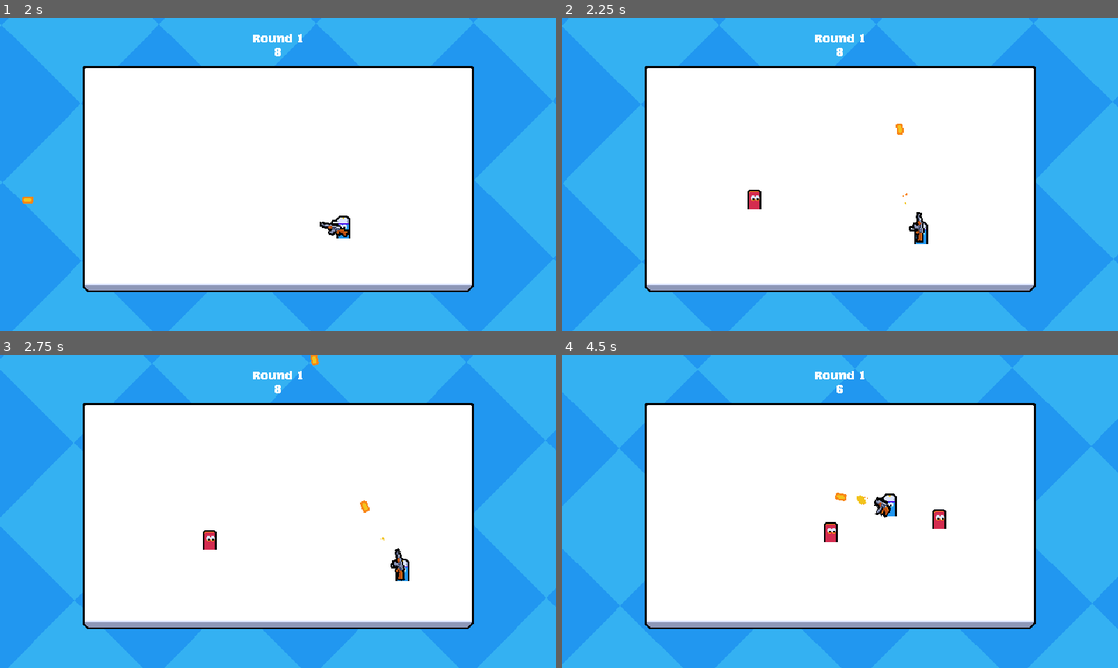
Above: before the commit, frames 1-4 (two rows, left to right).
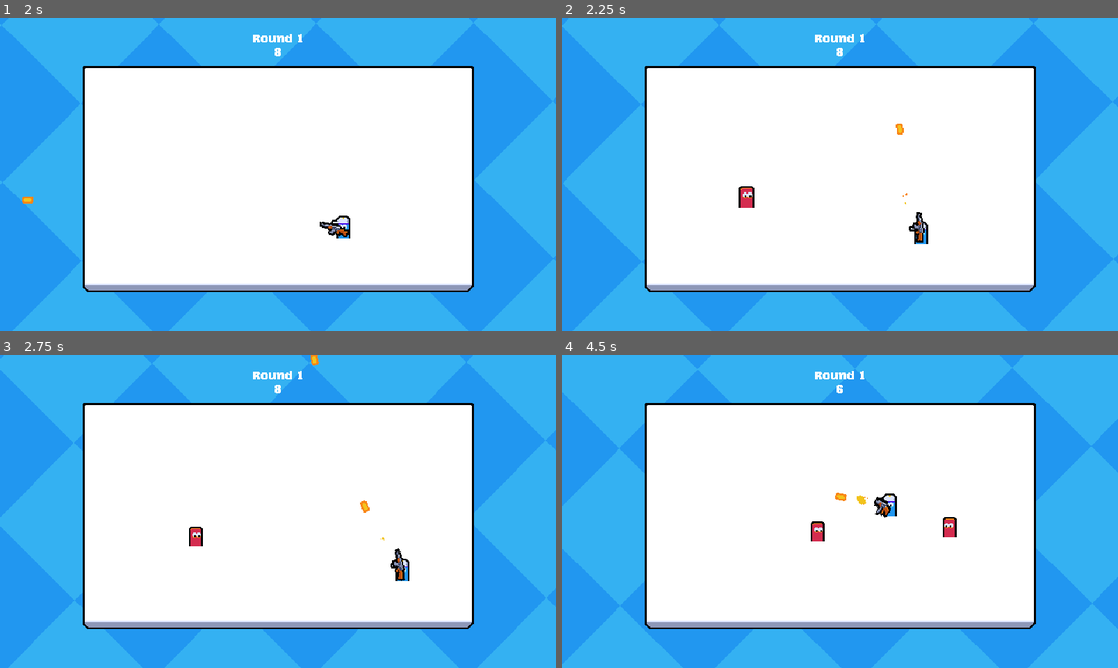
Above: after the commit, the same moments.

Repository: VictorPrazeres/2DMultiplayer
Game: Godot game, scene res://main.tscn
Same seed, same stepped clock (60 frames per second), same inputs: the game is played once before the commit and once after it. This scene is started directly instead of the project's main scene.
Inputs (mouse positions are in pixels of both pictures, inside the frame that each line leads up to):
- Up to frame 1 (2 s): move the mouse to (400, 158) at 0.52 s; press the mouse at (400, 158) at 0.53 s; hold D (move_right) 0.53-1.28 s; move the mouse to (166, 190) at 1.27 s; release the mouse at (166, 190) at 1.28 s; hold S (move_down) from 1.28 s (still down); click (166, 190) at 1.35 s
- Up to frame 2 (2.25 s): move the mouse to (895, 105) at 2.02 s; release S (move_down) at 2.03 s; press the mouse at (895, 105) at 2.03 s; hold D (move_right) from 2.03 s (still down)
- Up to frame 3 (2.75 s): keep holding D (move_right)
- Up to frame 4 (4.5 s): move the mouse to (812, 574) at 2.77 s; release D (move_right) at 2.78 s; release the mouse at (812, 574) at 2.78 s; hold W (move_up) 2.78-3.53 s; click (812, 574) at 2.85 s; move the mouse to (1006, 558) at 3.52 s; press the mouse at (1006, 558) at 3.53 s; hold A (move_left) from 3.53 s (still down); move the mouse to (673, 464) at 4.27 s; release the mouse at (673, 464) at 4.28 s; click (673, 464) at 4.35 s

Frame 1 is identical in both runs. In frame 2, 0.3% of the frame differs, in the area x 31-36%, y 53-62%; in frame 3, 0.3%; in frame 4, 0.6%, in the area x 44-71%, y 49-60%.

Commit message:
refactor(enemy): polish enemy movement and targeting logic
Refine enemy pathfinding and state management to improve tracking
accuracy and responsiveness during gameplay rounds.

Diff:
--- a/entities/enemy/enemy.gd
+++ b/entities/enemy/enemy.gd
@@ -1,13 +1,17 @@
 extends CharacterBody2D
 
 var target_position: Vector2
+var is_spawning: bool
 
 @onready var target_acquisition_timer: Timer = $TargetAcquisitionTimer
 @onready var health_component: HealthComponent = $HealthComponent
+@onready var visuals: Node2D = $Visuals
 
 
 func _ready() -> void:
 	target_acquisition_timer.timeout.connect(_on_target_acquisition_timer_timeout)
+
+	play_spawn_animation()
 
 	if is_multiplayer_authority():
 		health_component.died.connect(_on_died)
@@ -15,9 +19,25 @@
 
 
 func _process(_delta: float) -> void:
-	if is_multiplayer_authority():
+	if is_multiplayer_authority() && !is_spawning:
 		velocity = global_position.direction_to(target_position) * 40
 		move_and_slide()
+
+	if !is_spawning:
+		flip()
+
+
+func flip():
+	visuals.scale = Vector2.ONE if target_position.x > global_position.x else  Vector2(-1, 1)
+
+
+func play_spawn_animation():
+	is_spawning = true
+	var tween := create_tween()
+	tween.tween_property(visuals, "scale", Vector2.ONE, .4).from(Vector2.ZERO).set_ease(Tween.EASE_OUT).set_trans(Tween.TRANS_BACK)
+	tween.finished.connect(func ():
+		is_spawning = false
+	)
 
 
 func acquire_target():
--- a/entities/enemy/enemy.tscn
+++ b/entities/enemy/enemy.tscn
@@ -10,18 +10,22 @@
 properties/0/path = NodePath(".:global_position")
 properties/0/spawn = true
 properties/0/replication_mode = 1
+properties/1/path = NodePath(".:target_position")
+properties/1/spawn = true
+properties/1/replication_mode = 2
 
 [sub_resource type="RectangleShape2D" id="RectangleShape2D_4wwj3"]
 size = Vector2(16, 24)
 
 [sub_resource type="CircleShape2D" id="CircleShape2D_ksmh7"]
-radius = 4.0
+radius = 5.0
 
 [sub_resource type="RectangleShape2D" id="RectangleShape2D_d50e0"]
 size = Vector2(10, 14)
 
 [node name="Enemy" type="CharacterBody2D"]
-collision_layer = 0
+collision_layer = 2
+collision_mask = 3
 motion_mode = 1
 script = ExtResource("1_im2q6")
 
@@ -42,13 +46,15 @@
 [node name="Collision" type="CollisionShape2D" parent="HurtboxComponent"]
 shape = SubResource("RectangleShape2D_4wwj3")
 
-[node name="Texture" type="Sprite2D" parent="."]
+[node name="Visuals" type="Node2D" parent="."]
+
+[node name="Texture" type="Sprite2D" parent="Visuals"]
 texture = ExtResource("1_ksmh7")
 centered = false
 offset = Vector2(-8, -23)
 
 [node name="Collision" type="CollisionShape2D" parent="."]
-position = Vector2(0, -4)
+position = Vector2(0, -5)
 shape = SubResource("CircleShape2D_ksmh7")
 
 [node name="HitboxComponent" parent="." instance=ExtResource("5_4wwj3")]
--- a/manager/enemy_manager.gd
+++ b/manager/enemy_manager.gd
@@ -51,7 +51,9 @@
 
 @rpc("authority", "call_remote", "reliable")
 func _synchronize(data: Dictionary):
-	round_timer.wait_time = data["round_timer_time_left"]
+	var wait_time: float = data["round_timer_time_left"]
+	if wait_time > 0:
+		round_timer.wait_time = wait_time
 	if data["round_timer_is_running"]:
 		round_timer.start()
 	round_count = data["round_count"]
--- a/project.godot
+++ b/project.godot
@@ -67,6 +67,7 @@
 [layer_names]
 
 2d_physics/layer_1="Terrain"
+2d_physics/layer_2="EnemyCharacterBody"
 2d_physics/layer_3="Enemy"
 2d_physics/layer_9="Bullet"
 
